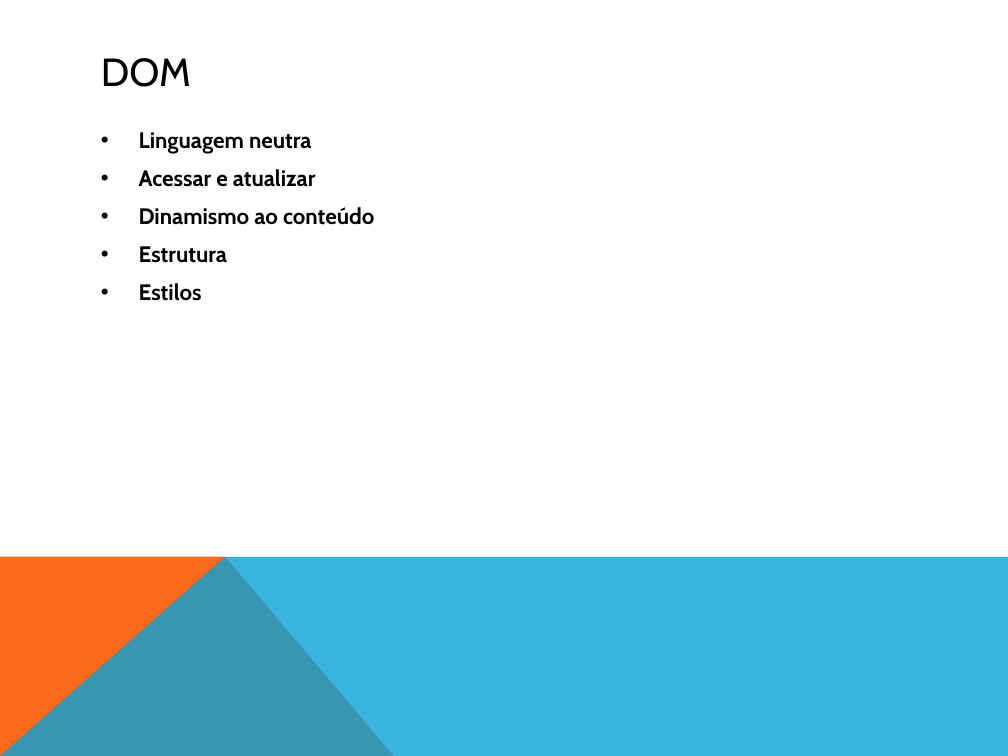
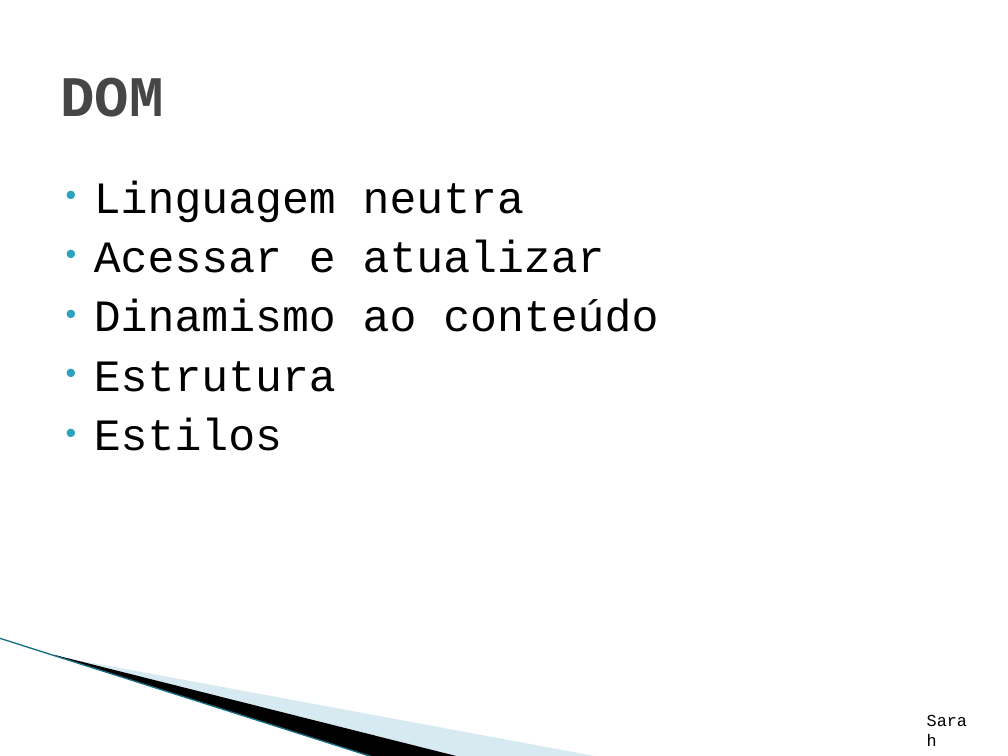
Before and after one commit to WeslleySanto/UNIP-CC, a slide deck: slide 7 of TCC/apresentação-tcc.pptx. Drawn at 1008x756 pixels with LibreOffice and Linux fonts; fonts in the diff are those of the drawing; background and template pictures are left out. Boxes give left, top, right and bottom in pixels: in the first picture for what was removed or moved away, otherwise in the second. Text is boxed around its words. In the diff, an @@ line names an element or a change of style, - is before the commit and + after.

```diff
--- a/TCC/apresentação-tcc.pptx
+++ b/TCC/apresentação-tcc.pptx
@@ title "DOM": place and size @@
-title "DOM" at (101,58,191,87)
+title "DOM" at (60,77,163,117)
@@ title "DOM" at (60,77,163,117): size 28 to 41 pt, font Cabin to Courier New, text colour #000000 to #464646, bold on @@
@@ text "Linguagem neutra": place and size @@
-text "Linguagem neutra" at (139,132,374,301)
+text "Linguagem neutra" at (94,181,658,451)
@@ text "Linguagem neutra" at (94,181,658,451): size 16 to 32 pt, font Cabin to Courier New, bold off; indent changed; less space between paragraphs @@
@@ freeform shape removed at (0,556,1008,756) @@
@@ line added from (0, 638) to (374, 756), #97C5D8 0.95 pt @@
@@ freeform shape: place and size @@
-freeform shape at (0,556,394,756)
+freeform shape at (53,654,461,756)
@@ freeform shape at (53,654,461,756): fill #F96A1B to #000000 @@
@@ freeform shape added at (55,655,600,756), fill #A0CBDC at 40% opacity @@
@@ text added at (916,705,982,735), 12 pt, text #000000 @@
+Sarah
```
Also in this commit, not shown: 16 other slides changed, 6 slides added, 1 slide removed.
